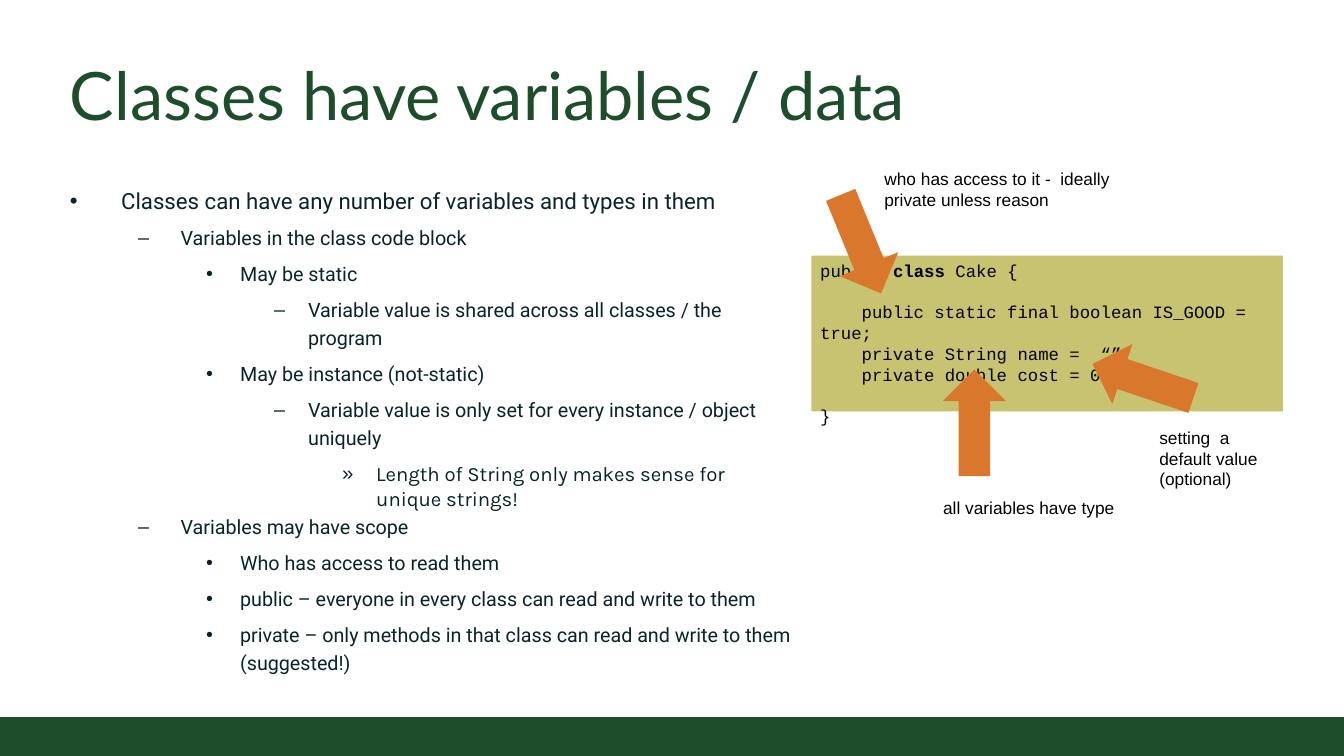
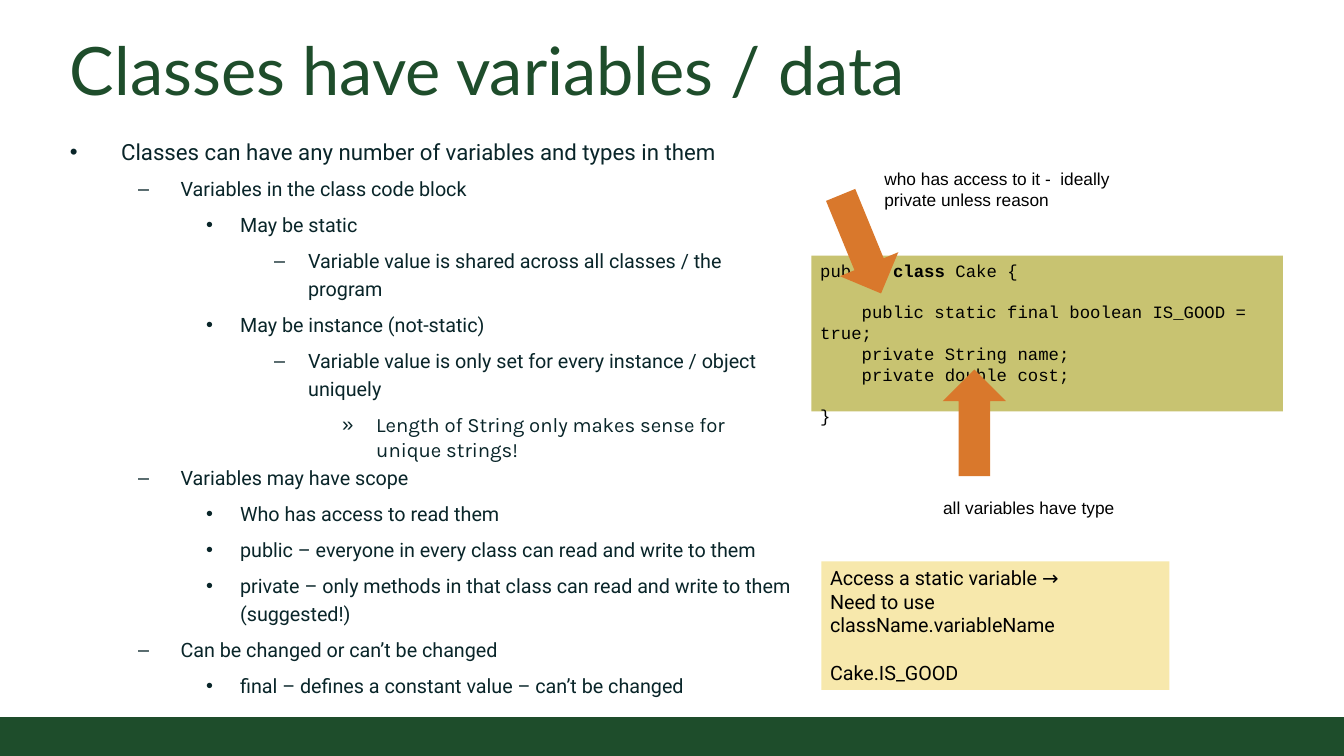
Before and after one commit to CSU-CompSci-CS163-4/Handouts, a slide deck: slide 13 of slides/On-Campus/05_02_Classes.pptx (slide 9 before the commit). Drawn at 1344x756 pixels with LibreOffice and Linux fonts; fonts in the diff are those of the drawing; background and template pictures are left out. Boxes give left, top, right and bottom in pixels: in the first picture for what was removed or moved away, otherwise in the second. Text is boxed around its words. In the diff, an @@ line names an element or a change of style, - is before the commit and + after.

Commit message:
Updated lecture

```diff
--- a/slides/On-Campus/05_02_Classes.pptx
+++ b/slides/On-Campus/05_02_Classes.pptx
@@ title "Classes have variables / data" moved from (x1=70, y1=71, x2=905, y2=121) to (x1=70, y1=46, x2=905, y2=96) @@
@@ text "Classes can have any number ..." moved from (x1=121, y1=192, x2=790, y2=675) to (x1=121, y1=143, x2=790, y2=697) @@
@@ text in rectangle at (x1=862, y1=348, x2=1070, y2=387): text changed @@
-private String name = “”;
-private double cost = 0;
+private String name;
+private double cost;
@@ down arrow removed at (x1=1083, y1=334, x2=1204, y2=428) @@
@@ text removed at (x1=1159, y1=431, x2=1257, y2=489) @@
-setting a default value (optional)
@@ rectangle added at (x1=821, y1=561, x2=1169, y2=690), fill #F7E8AC, 16 pt, text #000000 @@
+Access a static variable →
+Need to use className.variableName
+Cake.IS_GOOD
@@ text at (x1=181, y1=642, x2=683, y2=697): paragraphs added @@
+  – Can be changed or can’t be changed
+    • final – defines a constant value – can’t be changed
```
Also in this commit, not shown: 2 other slides changed, 12 slides added, 13 slides removed.
